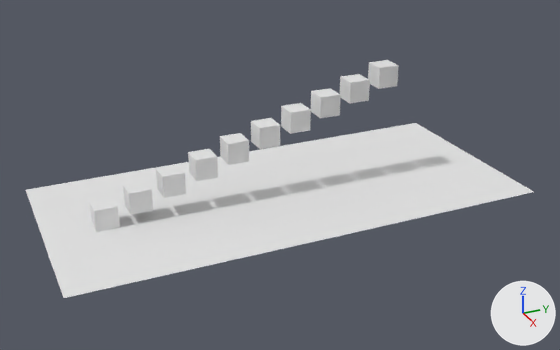
The OBJ model UltimateGL/softshadowscene.obj, before and after one commit.
Both versions are drawn from a 50 mm lens placed at (17.99, -4.57, 9.48), pointed at (0.45, 3.32, 0.71). Arrows for +X, +Y and +Z are at lower right; the lights stay in place. Where no turn or scale is listed for an object, it has been applied to the vertices.
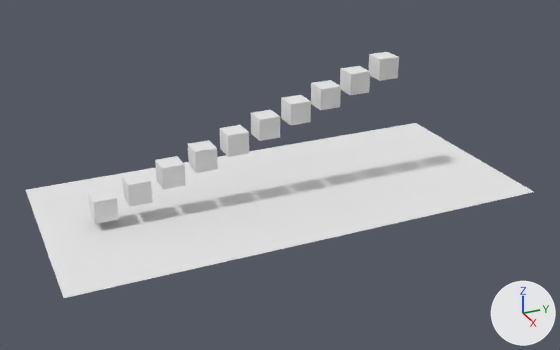
Boxes [x1, y1, x2, y2] around the edits, measured in the pictures (560 x 350 px; the box of a moved part takes in the faces that stretch with it):
'Cube', reshaped: before [89, 60, 399, 232]; after [88, 52, 399, 224]
part 1 of me_cube, moved or reshaped: before [89, 197, 120, 232]; after [88, 189, 119, 224]
part 2 of me_cube, moved or reshaped: before [123, 181, 153, 215]; after [122, 172, 153, 206]
part 3 of me_cube, moved or reshaped: before [156, 164, 186, 198]; after [155, 156, 186, 190]
part 4 of me_cube, moved or reshaped: before [188, 149, 218, 181]; after [188, 140, 218, 173]
part 5 of me_cube, moved or reshaped: before [220, 133, 249, 165]; after [220, 125, 249, 157]
part 6 of me_cube, moved or reshaped: before [251, 118, 280, 149]; after [251, 110, 280, 141]
part 7 of me_cube, moved or reshaped: before [281, 103, 311, 134]; after [281, 95, 311, 125]
part 8 of me_cube, moved or reshaped: before [311, 88, 341, 118]; after [311, 80, 341, 110]
part 9 of me_cube, moved or reshaped: before [340, 74, 370, 103]; after [340, 66, 370, 95]
part 10 of me_cube, moved or reshaped: before [368, 60, 399, 89]; after [368, 52, 399, 81]

What changed in the scene script:
```text
Add mat_none:
    mat_none = principled_material('None')
    mat_none.base_color = (0.8, 0.8, 0.8)  # white #e7e7e7
    mat_none.roughness = 1.0
Change me_cube:
    where me_cube.from_pydata(...)  # 80 vertices, 120 faces; spans x -0.3..0.3, y -1.71..6.99, z 0.0..3.3
    used by ob_cube; location = (0.0, 0.0, 0.0)
    me_cube part 1: the loose piece of 8 vertices spanning x -0.3..0.3, y -1.71..-1.11, z 0.0..0.6 is moved by (0.0, 0.0, 0.24), in mat_none (white #e7e7e7)
    me_cube part 2: the loose piece of 8 vertices spanning x -0.3..0.3, y -0.81..-0.21, z 0.3..0.9 is moved by (0.0, 0.0, 0.24), in mat_none (white #e7e7e7)
    me_cube part 3: the loose piece of 8 vertices spanning x -0.3..0.3, y 0.09..0.69, z 0.6..1.2 is moved by (0.0, 0.0, 0.24), in mat_none (white #e7e7e7)
    me_cube part 4: the loose piece of 8 vertices spanning x -0.3..0.3, y 0.99..1.59, z 0.9..1.5 is moved by (0.0, 0.0, 0.24), in mat_none (white #e7e7e7)
    me_cube part 5: the loose piece of 8 vertices spanning x -0.3..0.3, y 1.89..2.49, z 1.2..1.8 is moved by (0.0, 0.0, 0.24), in mat_none (white #e7e7e7)
    me_cube part 6: the loose piece of 8 vertices spanning x -0.3..0.3, y 2.79..3.39, z 1.5..2.1 is moved by (0.0, 0.0, 0.24), in mat_none (white #e7e7e7)
    me_cube part 7: the loose piece of 8 vertices spanning x -0.3..0.3, y 3.69..4.29, z 1.8..2.4 is moved by (0.0, 0.0, 0.24), in mat_none (white #e7e7e7)
    me_cube part 8: the loose piece of 8 vertices spanning x -0.3..0.3, y 4.59..5.19, z 2.1..2.7 is moved by (0.0, 0.0, 0.24), in mat_none (white #e7e7e7)
    me_cube part 9: the loose piece of 8 vertices spanning x -0.3..0.3, y 5.49..6.09, z 2.4..3.0 is moved by (0.0, 0.0, 0.24), in mat_none (white #e7e7e7)
    me_cube part 10: the loose piece of 8 vertices spanning x -0.3..0.3, y 6.39..6.99, z 2.7..3.3 is moved by (0.0, 0.0, 0.24), in mat_none (white #e7e7e7)
    add me_cube.materials.append(mat_none)  # white #e7e7e7
```
